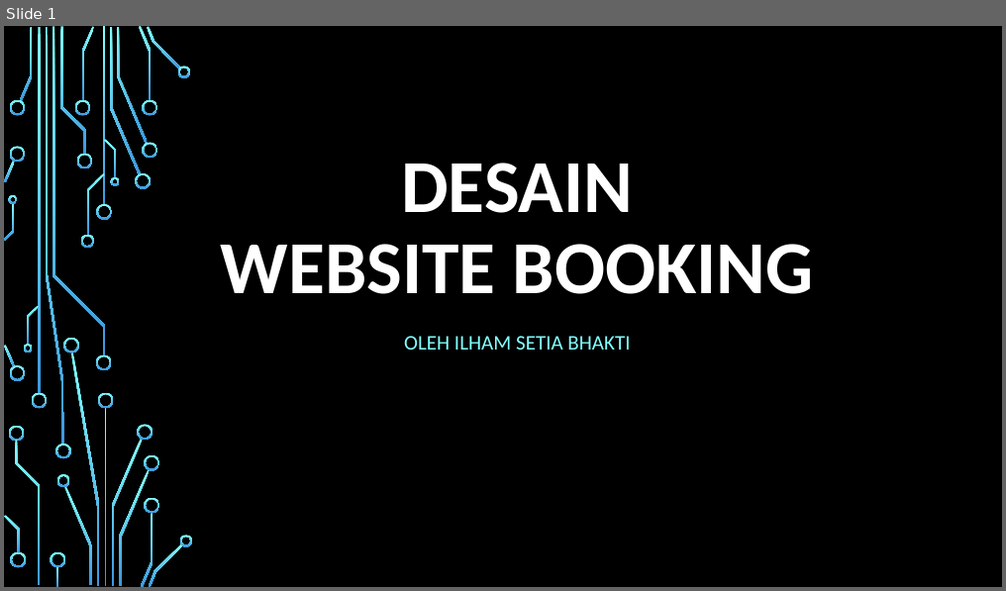
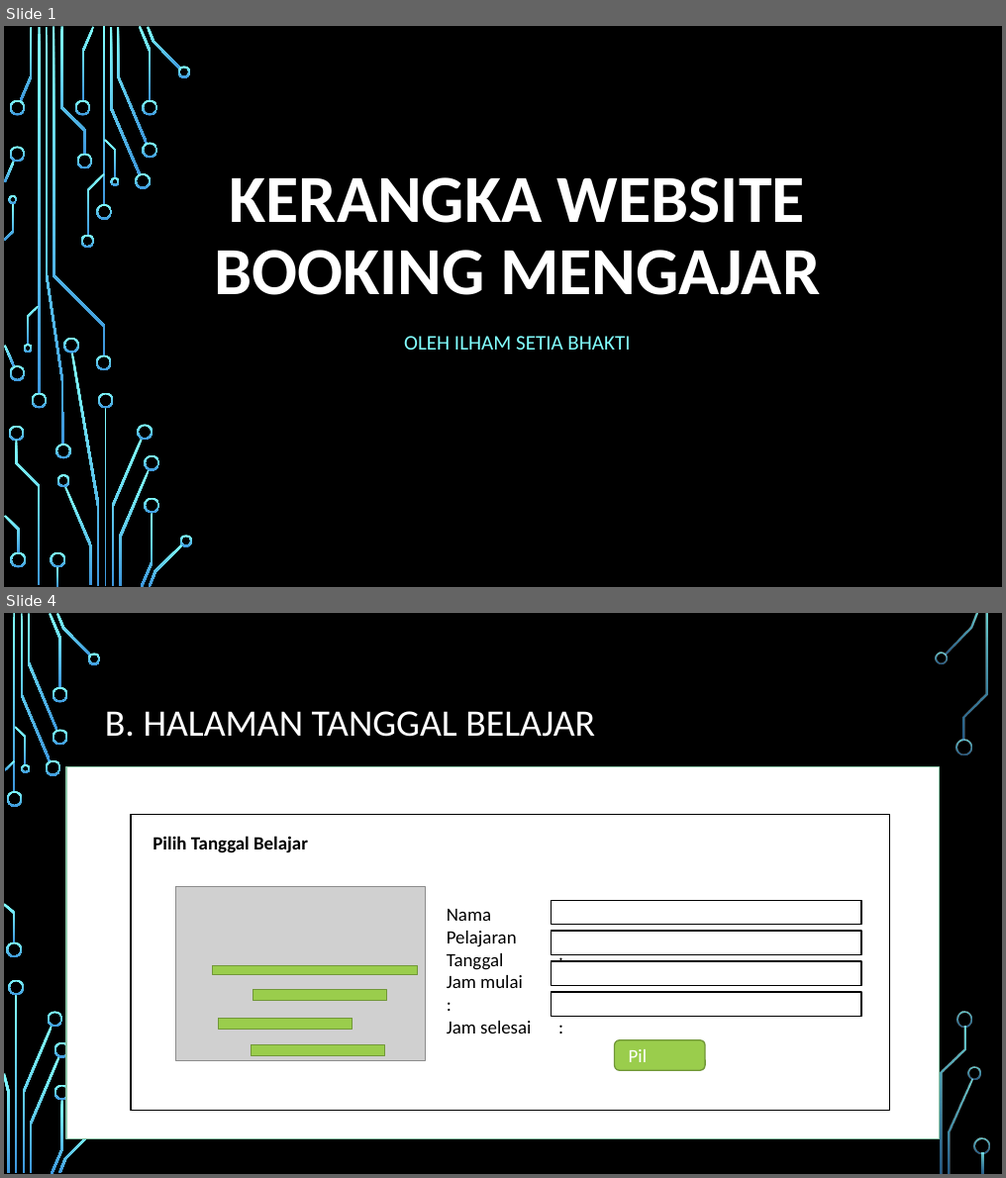
Before and after one commit to ilham513/mybooking, a slide deck: desain aplikasi my booking.pptx. Shown one above the other, each under a label of ours: slide 1 before the commit, slides 1 and 4 after it; the slides between them are not shown. The pictures are 1006x591 and 1006x1178 pixels, drawn with LibreOffice and Linux fonts; fonts in the diff are those of the drawing; grey boxes stand for pictures; background and template pictures are left out. Boxes give left, top, right and bottom in pixels: in the first picture for what was removed or moved away, otherwise in the second. Text is boxed around its words. In the diff, an @@ line names an element or a change of style, - is before the commit and + after.

```diff
--- a/desain aplikasi my booking.pptx
+++ b/desain aplikasi my booking.pptx
@@ slide 4 added at box(4, 613, 1002, 1174), background picture (left out) @@
@@ title added at box(105, 711, 595, 737), 36 pt, text #FFFFFF @@
+B. HALAMAN TANGGAL BELAJAR
@@ rectangle added at box(66, 767, 939, 1140), fill #FFFFFF, outline #8AC4A7 1.25 pt @@
@@ rectangle added at box(131, 814, 890, 1110), fill #FFFFFF, outline #000000 1.25 pt @@
@@ text added at box(152, 836, 308, 854), 18 pt, text #000000, bold @@
+Pilih Tanggal Belajar
@@ text added at box(447, 909, 531, 1034), 18 pt, text #000000 @@
+Nama :
+Pelajaran :
+Tanggal :
+Jam mulai :
+Jam selesai :
@@ group added at box(550, 900, 861, 1017): 4 rectangles @@
@@ text added at box(447, 1022, 476, 1034), 18 pt, text #FFFFFF @@
+Pilih Jam
@@ group added at box(175, 887, 426, 1060): 4 rectangles, 1 picture @@
@@ rounded rectangle added at box(615, 1041, 706, 1070), fill #9ACD4C, outline #729838 1.25 pt @@
@@ group added at box(4, 613, 990, 1174): 32 freeform shapes, 3 rectangles @@
@@ slide 1 changed as well @@
@@ title at box(214, 177, 820, 295): text changed; size 72 to 64.8 pt @@
-DESAIN
-WEBSITE BOOKING
+KERANGKA WEBSITE
+BOOKING MENGAJAR
```
Also in this commit, not shown: 1 other slide changed, 8 other slides added, 1 slide removed.
